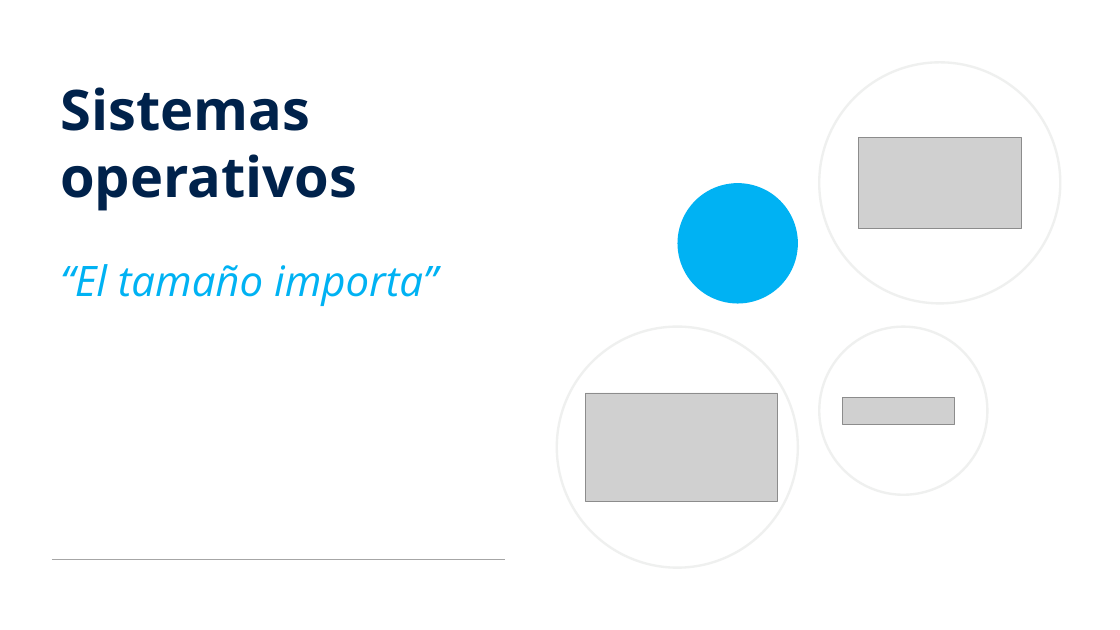
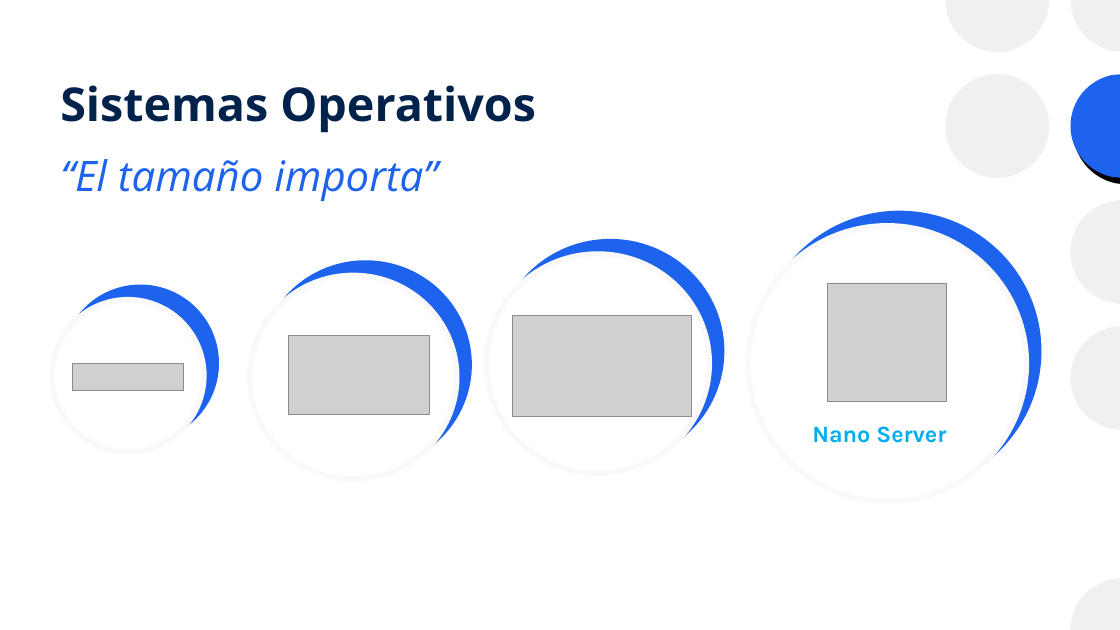
Before and after one commit to josanri/docker-workshop, a slide deck: slide 7 of Introducción a Docker.pptx (slide 6 before the commit). Drawn at 1120x630 pixels with LibreOffice and Linux fonts; fonts in the diff are those of the drawing; grey boxes stand for pictures. Boxes give left, top, right and bottom in pixels: in the first picture for what was removed or moved away, otherwise in the second. Text is boxed around its words. In the diff, an @@ line names an element or a change of style, - is before the commit and + after.

Commit message:
Updated design of presentation

```diff
--- a/Introducción a Docker.pptx
+++ b/Introducción a Docker.pptx
@@ rectangle removed at (x1=0, y1=0, x2=1120, y2=630) @@
@@ title at (x1=60, y1=85, x2=536, y2=133): text changed; size 48 to 40 pt @@
-Sistemas operativos
+Sistemas Operativos
@@ ellipse removed at (x1=819, y1=62, x2=1060, y2=303) @@
@@ ellipse added at (x1=945, y1=74, x2=1049, y2=178), fill #EFF0EF @@
@@ freeform shape at (x1=1070, y1=74, x2=1120, y2=177): fill #EFF0EF to #1D63ED; shadow on @@
@@ subtitle "“El tamaño importa”" moved from (x1=60, y1=264, x2=437, y2=306) to (x1=60, y1=159, x2=437, y2=201) @@
@@ subtitle "“El tamaño importa”" at (x1=60, y1=159, x2=437, y2=201): text colour #00B2F3 to #1D63ED; more space between paragraphs @@
@@ ellipse removed at (x1=678, y1=183, x2=798, y2=303) @@
@@ ellipse added at (x1=748, y1=226, x2=1027, y2=502), fill #FFFFFF, outline #F8F9F8 4.5 pt @@
@@ ellipse added at (x1=486, y1=254, x2=710, y2=473), fill #FFFFFF, outline #F8F9F8 4.5 pt @@
@@ ellipse added at (x1=250, y1=276, x2=457, y2=479), fill #FFFFFF, outline #F8F9F8 4.5 pt @@
@@ picture added at (x1=828, y1=283, x2=946, y2=402) @@
@@ ellipse added at (x1=52, y1=300, x2=204, y2=452), fill #FFFFFF, outline #F8F9F8 4.5 pt @@
@@ picture resized from (x1=586, y1=393, x2=778, y2=502) to (x1=513, y1=316, x2=691, y2=417) @@
@@ ellipse removed at (x1=557, y1=327, x2=798, y2=568) @@
@@ ellipse removed at (x1=819, y1=327, x2=987, y2=495) @@
@@ picture resized from (x1=859, y1=137, x2=1022, y2=229) to (x1=288, y1=335, x2=429, y2=414) @@
@@ picture moved from (x1=843, y1=397, x2=954, y2=424) to (x1=72, y1=364, x2=184, y2=391) @@
@@ text added at (x1=812, y1=426, x2=946, y2=443), 20 pt, text #00ADEF, bold @@
+Nano Server
@@ line removed from (52, 560) to (505, 560) @@
```
Also in this commit, not shown: 74 other slides changed, 9 slides added, 8 slides removed, 1 other file.
